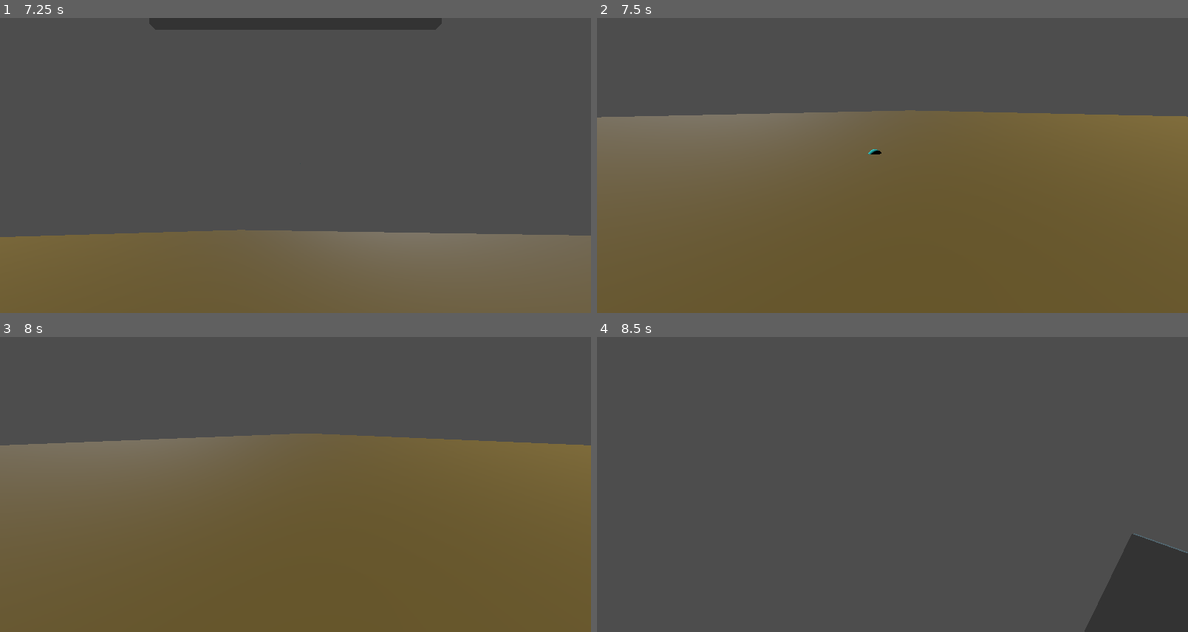
Above: before the commit, frames 1-4 (two rows, left to right).
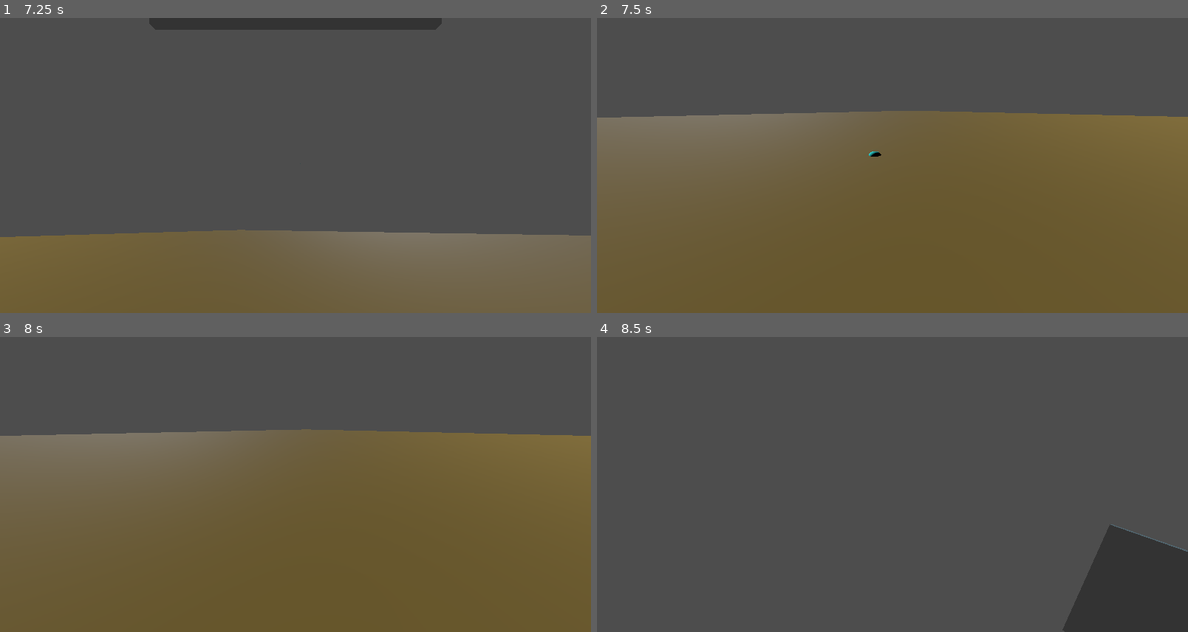
Above: after the commit, the same moments.

Repository: extract/over-fort-2
Game: Godot game, scene res://scenes/maps/local_test/flag_capture_test.tscn
Same seed, same stepped clock (60 frames per second), same inputs: the game is played once before the commit and once after it. This scene is started directly instead of the project's main scene.
Inputs (mouse positions are in pixels of both pictures, inside the frame that each line leads up to):
- Up to frame 1 (7.25 s): move the mouse to (425, 150) at 0.52 s; hold D (right) 0.53-1.28 s; tap E (e) at 0.6, 1.35, 2.3, 2.85, 3.6, 4.55, 5.1, 5.85, 6.8 s; tap Space (jump) at 0.77, 1.52, 3.02, 3.5, 3.77, 4.52, 5, 6.02, 6.77 s; move the mouse to (177, 180) at 1.27 s; hold S (backward) 1.28-2.03 s; tap Enter at 2, 4.25, 6.5 s; move the mouse to (354, 100) at 2.02 s; hold D (right) 2.03-2.78 s; right-click (354, 100) at 2.1 s; move the mouse to (265, 224) at 2.77 s; hold W (forward) 2.78-3.53 s; move the mouse to (472, 209) at 3.52 s; hold A (left) 3.53-5.03 s; move the mouse to (118, 121) at 4.27 s; right-click (118, 121) at 4.35 s; move the mouse to (325, 165) at 5.02 s; hold S (backward) 5.03-5.78 s; move the mouse to (206, 91) at 5.77 s; hold D (right) 5.78-6.53 s; move the mouse to (425, 150) at 6.52 s; hold W (forward) from 6.53 s (still down); right-click (425, 150) at 6.6 s
- Up to frame 2 (7.5 s): move the mouse to (774, 180) at 7.27 s; release W (forward) at 7.28 s; hold D (right) from 7.28 s (still down); tap E (e) at 7.35 s
- Up to frame 3 (8 s): keep holding D (right); tap Space (jump) at 7.52 s
- Up to frame 4 (8.5 s): move the mouse to (951, 419) at 8.02 s; release D (right) at 8.03 s; hold S (backward) from 8.03 s (still down); tap E (e) at 8.1 s

Frame 1 is identical in both runs. In frame 2, 0.1% of the frame differs, in the area x 0-100%, y 31-47%; in frame 3, 2.3%, in the area x 0-100%, y 31-37%; in frame 4, 1.6%.

Commit message:
apply the thing  to the thing

Diff:
--- a/scenes/abilities/dispersion/dispersion_projectile.gd
+++ b/scenes/abilities/dispersion/dispersion_projectile.gd
@@ -20,6 +20,8 @@
 		var dir = (b.position - position).normalized()
 		if b is RigidBody3D:
 			(b as RigidBody3D).apply_impulse(dir * explosion_force)
+		if b is CharacterBody3D:
+			(b as CharacterBody3D).velocity += dir * explosion_force
 
 
 func _on_timer_timeout() -> void:
